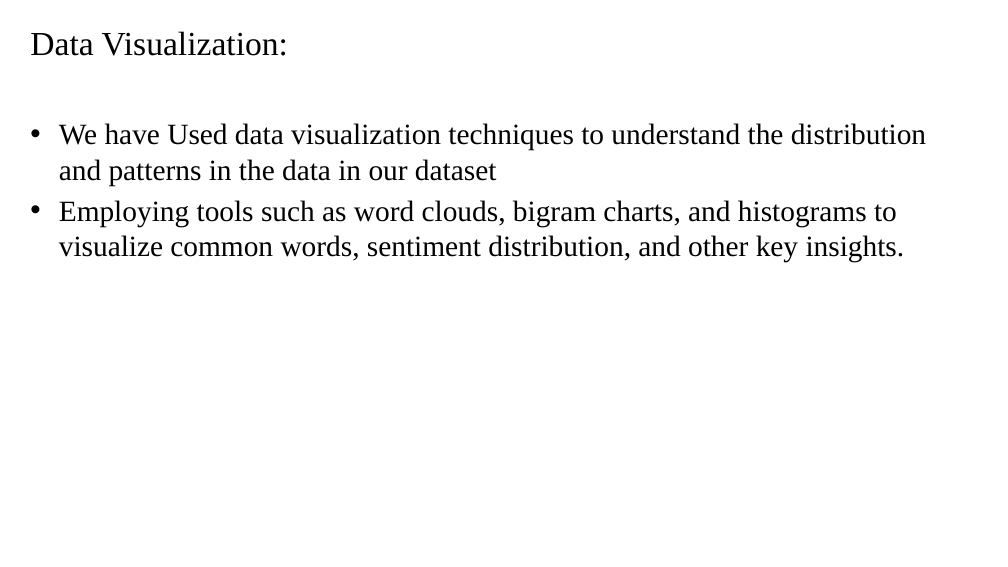
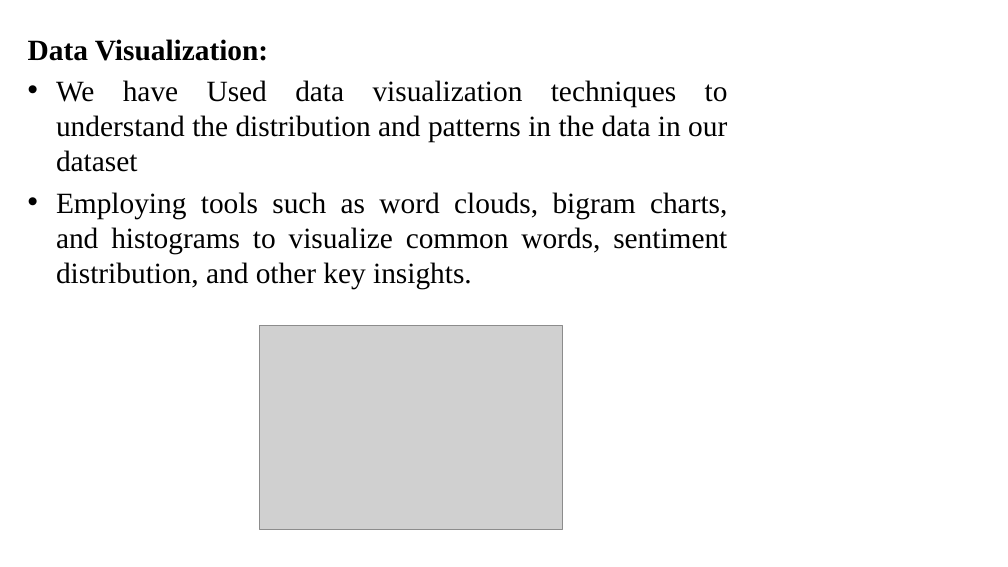
Before and after one commit to jes1326/Jeswanth_Puducherry_Tecnological_University, a slide deck: slide 10 of coappsinternship.pptx. Drawn at 1008x567 pixels with LibreOffice and Linux fonts; fonts in the diff are those of the drawing; grey boxes stand for pictures; background and template pictures are left out. Boxes give left, top, right and bottom in pixels: in the first picture for what was removed or moved away, otherwise in the second. Text is boxed around its words. In the diff, an @@ line names an element or a change of style, - is before the commit and + after.

```diff
--- a/coappsinternship.pptx
+++ b/coappsinternship.pptx
@@ text "Data Visualization:": place and size @@
-text "Data Visualization:" at [30,31,926,262]
+text "Data Visualization:" at [28,39,728,290]
@@ text "Data Visualization:" at [28,39,728,290]: size 32 to 28 pt, bold on in "Data Visualization:"; alignment left to justified @@
@@ picture added at [259,325,563,530] @@
```
Also in this commit, not shown: 17 other slides changed.
